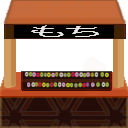
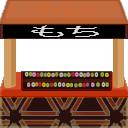
Two versions of the same layered image (128x128). Layer-by-layer changes:
painted on "collider" over left=3, top=25, right=125, bottom=38
painted on "Layer 14" over left=0, top=24, right=128, bottom=39
painted on "pattern" over left=83, top=57, right=106, bottom=96
painted on "top" over left=0, top=0, right=128, bottom=25
